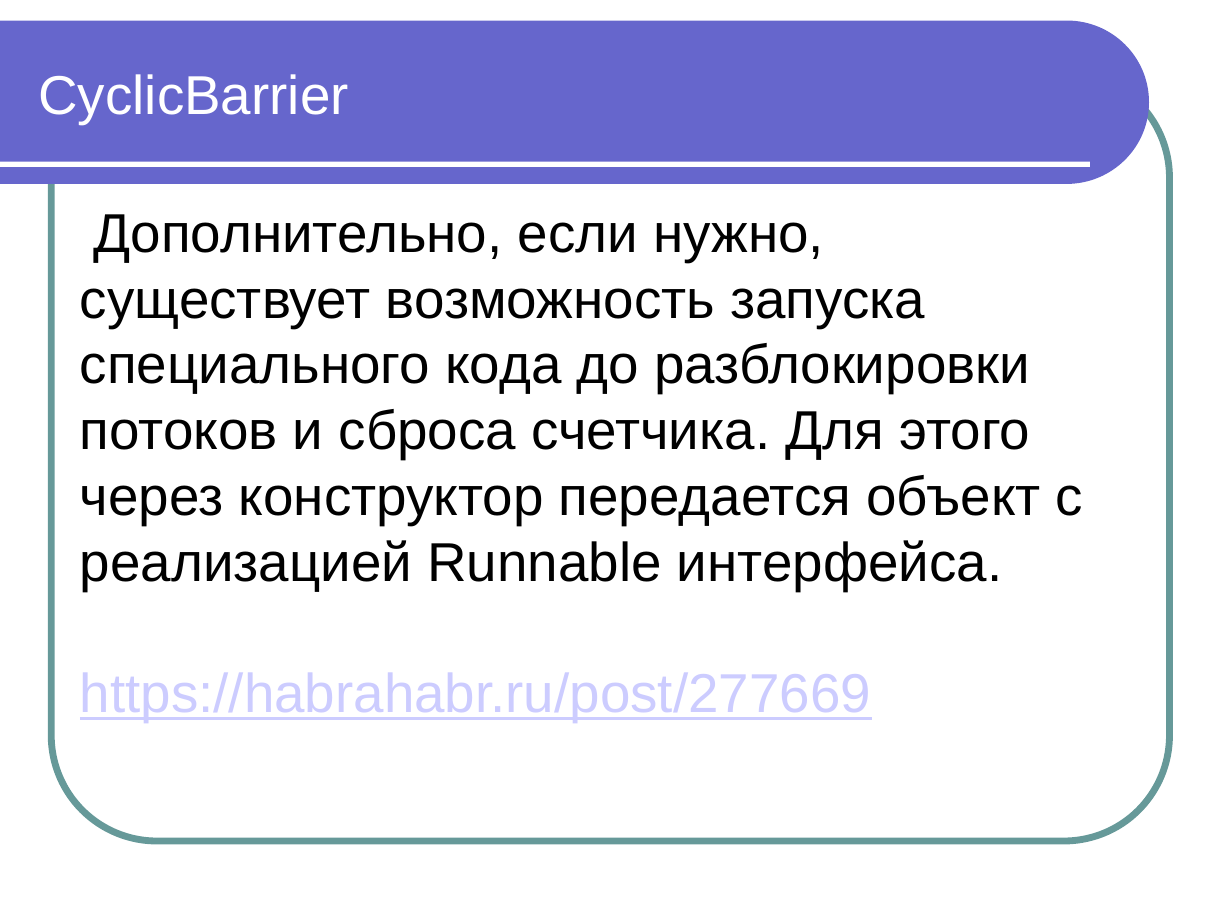
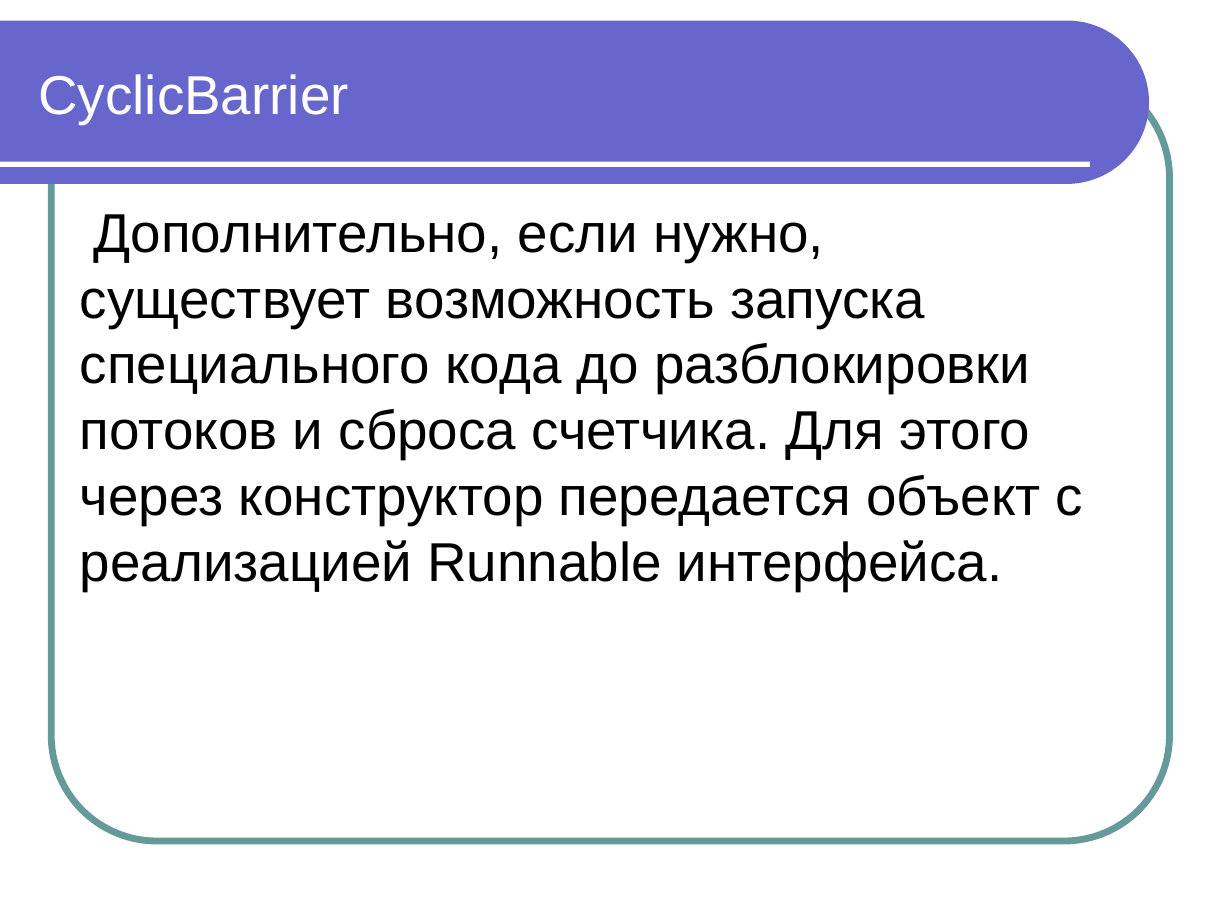
Before and after one commit to maxchv/JavaLessons, a slide deck: slide 94 of Lesson15/Modul 11 Vychislitelnye potoki.pptx (slide 92 before the commit). Drawn at 1232x924 pixels with LibreOffice and Linux fonts; fonts in the diff are those of the drawing. Boxes give left, top, right and bottom in pixels: in the first picture for what was removed or moved away, otherwise in the second. Text is boxed around its words. In the diff, an @@ line names an element or a change of style, - is before the commit and + after.

```diff
--- a/Lesson15/Modul 11 Vychislitelnye potoki.pptx
+++ b/Lesson15/Modul 11 Vychislitelnye potoki.pptx
@@ text at <box>80,673,871,722</box>: paragraph removed @@
-https://habrahabr.ru/post/277669
```
Also in this commit, not shown: 4 other slides changed, 3 slides added, 1 other file.
